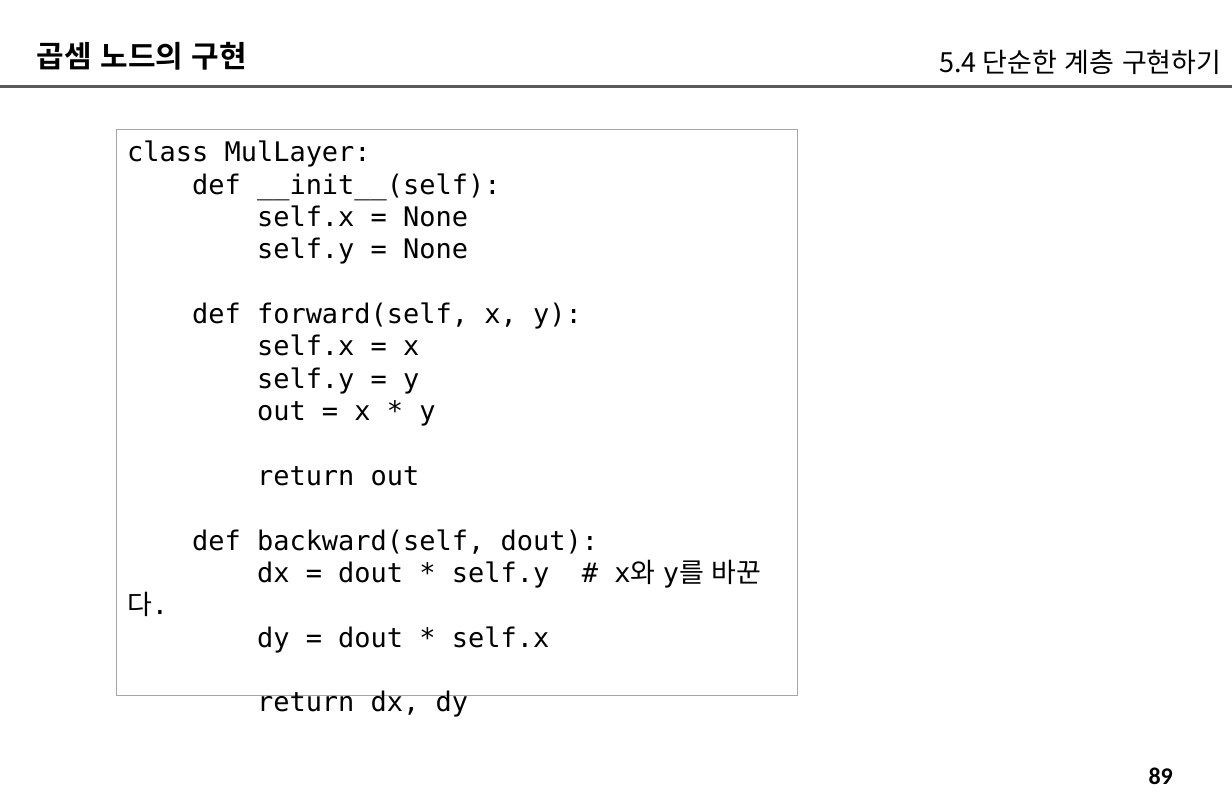
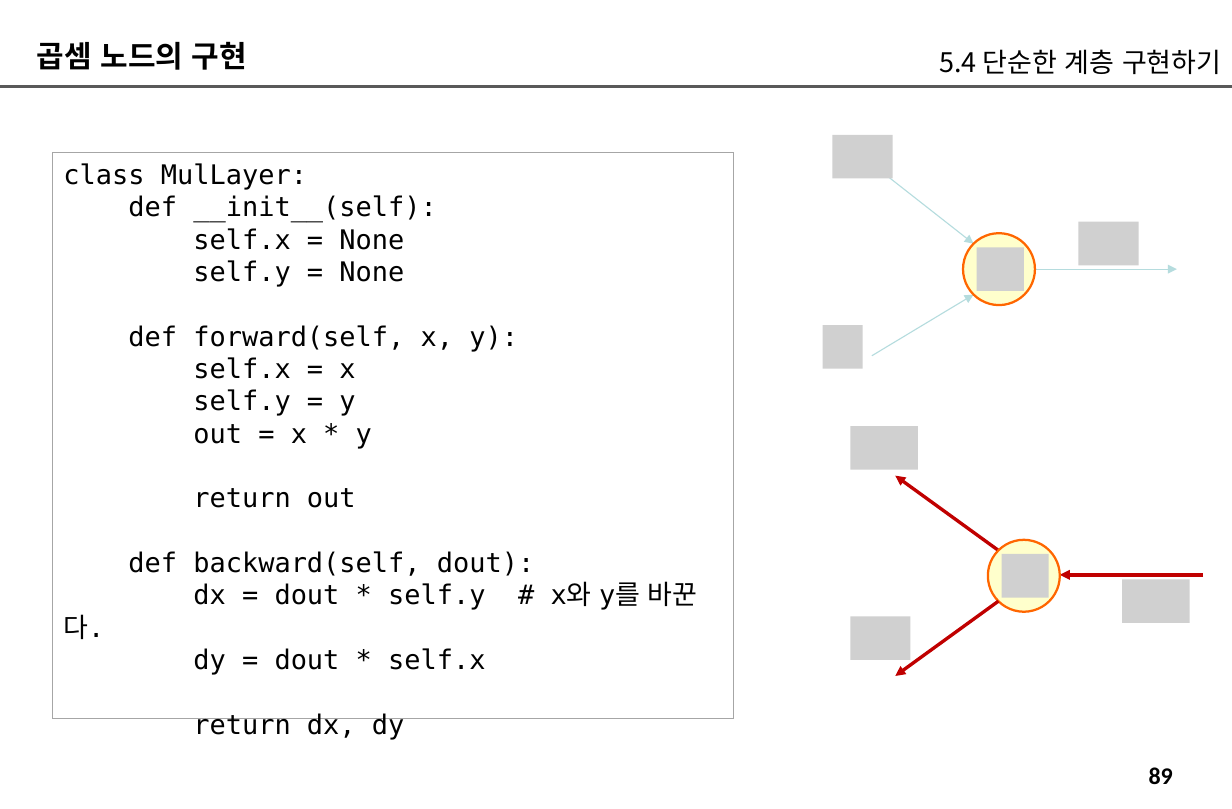
Before and after one commit to imguru-mooc/deep_learning_nlp, a slide deck: slide 89 of 인공지능_자연어처리_2_판서.pptx. Drawn at 1232x809 pixels with LibreOffice and Linux fonts; fonts in the diff are those of the drawing; grey boxes stand for pictures. Boxes give left, top, right and bottom in pixels: in the first picture for what was removed or moved away, otherwise in the second. Text is boxed around its words. In the diff, an @@ line names an element or a change of style, - is before the commit and + after.

```diff
--- a/인공지능_자연어처리_2_판서.pptx
+++ b/인공지능_자연어처리_2_판서.pptx
@@ picture added at (x1=833, y1=135, x2=893, y2=178) @@
@@ rectangle "class MulLayer:" moved from (x1=117, y1=129, x2=797, y2=696) to (x1=53, y1=152, x2=734, y2=718) @@
@@ arrow added from (884, 173) to (973, 244), #B6DCDF 0.75 pt @@
@@ ellipse added at (x1=963, y1=233, x2=1036, y2=305), fill #FFFFCC, outline #FF6600 1.5 pt @@
@@ picture added at (x1=1079, y1=222, x2=1139, y2=265) @@
@@ picture added at (x1=976, y1=247, x2=1024, y2=290) @@
@@ arrow added from (872, 356) to (973, 295), #B6DCDF 0.75 pt @@
@@ arrow added from (1035, 270) to (1177, 270), #B6DCDF 0.75 pt @@
@@ picture added at (x1=822, y1=325, x2=862, y2=368) @@
@@ picture added at (x1=850, y1=426, x2=918, y2=469) @@
@@ arrow added from (998, 550) to (895, 476), #C00000 2.25 pt @@
@@ ellipse added at (x1=988, y1=539, x2=1060, y2=612), fill #FFFFCC, outline #FF6600 1.5 pt @@
@@ picture added at (x1=1001, y1=555, x2=1049, y2=598) @@
@@ arrow added from (1203, 575) to (1059, 575), #C00000 2.25 pt @@
@@ picture added at (x1=1122, y1=579, x2=1190, y2=622) @@
@@ picture added at (x1=850, y1=616, x2=911, y2=659) @@
@@ arrow added from (998, 601) to (895, 676), #C00000 2.25 pt @@
```
Also in this commit, not shown: 19 other slides changed, 1 slide removed.
